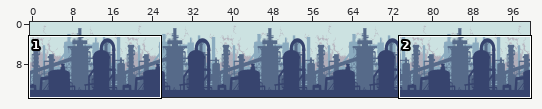
Two states of a Tiled map, GameDevelopment/citm_desvj_project_template-L08/Output/Assets/Maps/nivel1.tmx. Above: a wide view before the commit, with the close-up outlined.
Close-up. Before:
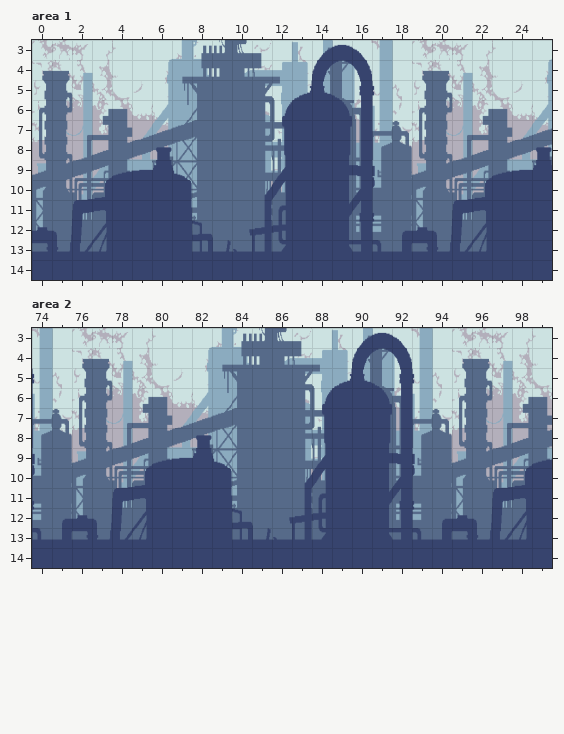
Cells are 32x32 px. Shown: area 1 x 0..25, y 3..14; area 2 x 74..99, y 3..14. The commit also changed other parts of the map, which this record leaves out.
And afterwards:
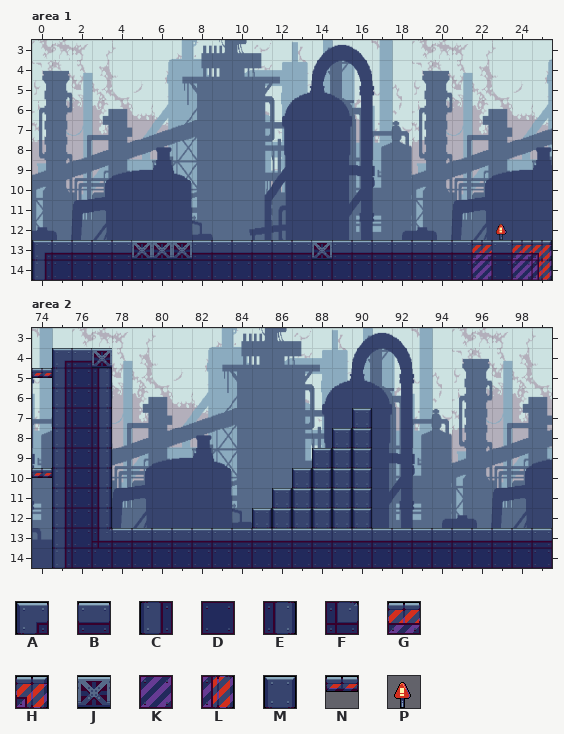
Key: from "IndustrialTile": A 3, B 4, C 12, D 13, E 14, F 15, G 31, H 32, J 35, K 40, L 41, M 63, N 80; from "Objects": P 17.
_ is an empty cell.
Tiles of an added or newly shown layer are drawn over the layers below it.
The edit:
Changed rows in their new state; . is an unchanged cell.
Layer "Plataforma" (now shown), area 1:
first column x 0:
12 .......................P..
13 ABBBBJJJBBBBBBJBBBBBBBGBGH
14 CDDDDDDDDDDDDDDDDDDDDDKDKL
Layer "Plataforma" (now shown), area 2:
first column x 74:
 4 .ABJ......................
 5 NCDE......................
 6 .CDE......................
 7 .CDE............M.........
 8 .CDE...........MM.........
 9 .CDE..........MMM.........
10 NCDE.........MMMM.........
11 .CDE........MMMMM.........
12 .CDE.......MMMMMM.........
13 .CDFBBBBBBBBBBBBBBBBBBBBBB
14 .CDDDDDDDDDDDDDDDDDDDDDDDD
